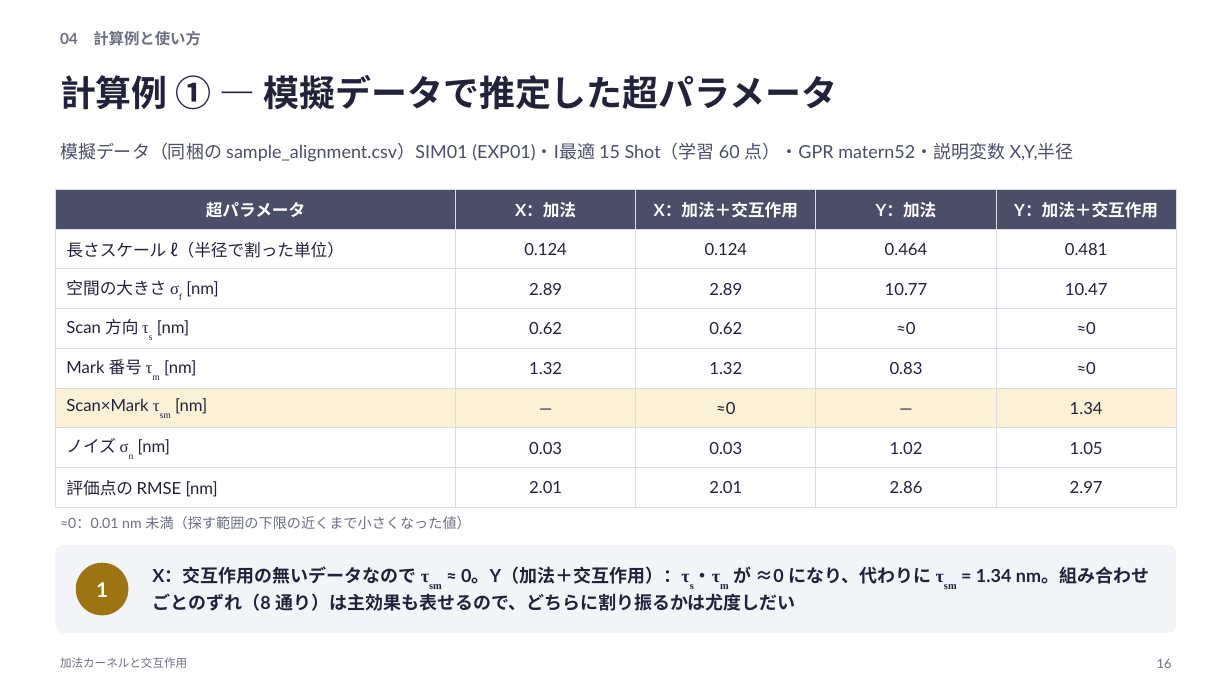
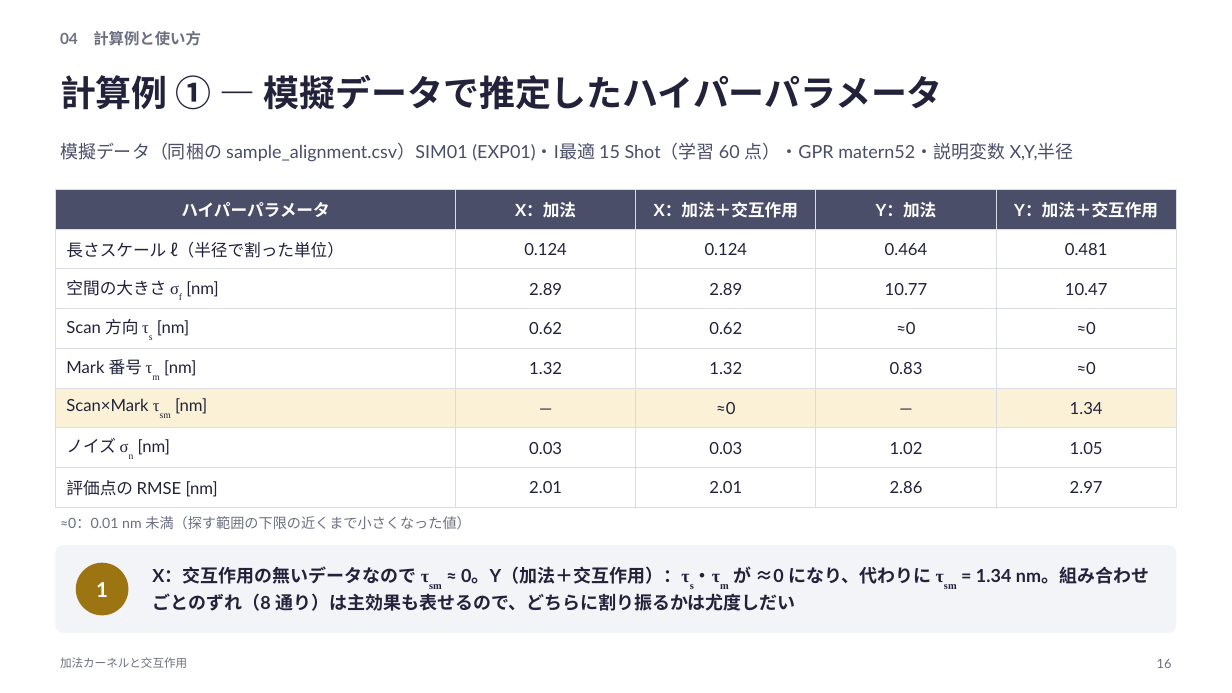
Before and after one commit to rsakamoto-0824/alignment-estimation-benchmark, a slide deck: slide 16 of matlab_app/docs/kernel_guide/加法カーネルと交互作用の解説.pptx. Drawn at 1232x693 pixels with LibreOffice and Linux fonts; fonts in the diff are those of the drawing. Boxes give left, top, right and bottom in pixels: in the first picture for what was removed or moved away, otherwise in the second. Text is boxed around its words. In the diff, an @@ line names an element or a change of style, - is before the commit and + after.

```diff
--- a/matlab_app/docs/kernel_guide/加法カーネルと交互作用の解説.pptx
+++ b/matlab_app/docs/kernel_guide/加法カーネルと交互作用の解説.pptx
@@ text at box(60, 75, 943, 110): text changed @@
-計算例 ① ― 模擬データで推定した超パラメータ
+計算例 ① ― 模擬データで推定したハイパーパラメータ
@@ table at box(55, 189, 1177, 507) @@
-row 1, column 1: 超パラメータ
+row 1, column 1: ハイパーパラメータ
```
Also in this commit, not shown: 6 other slides changed, 31 other files.
